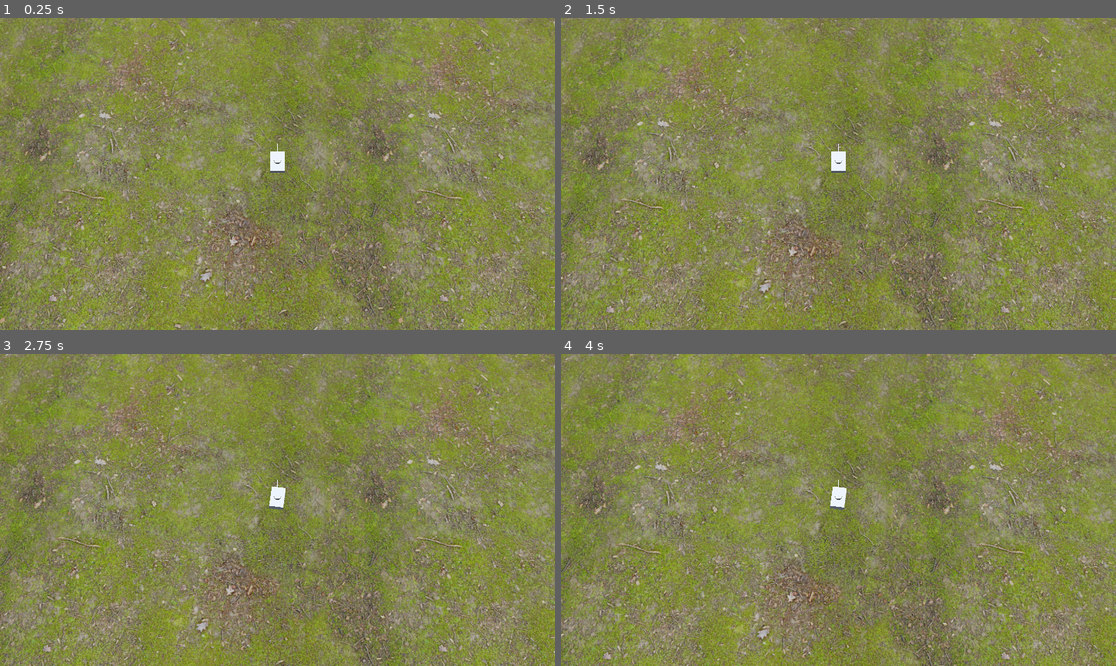
Above: before the commit, frames 1-4 (two rows, left to right).
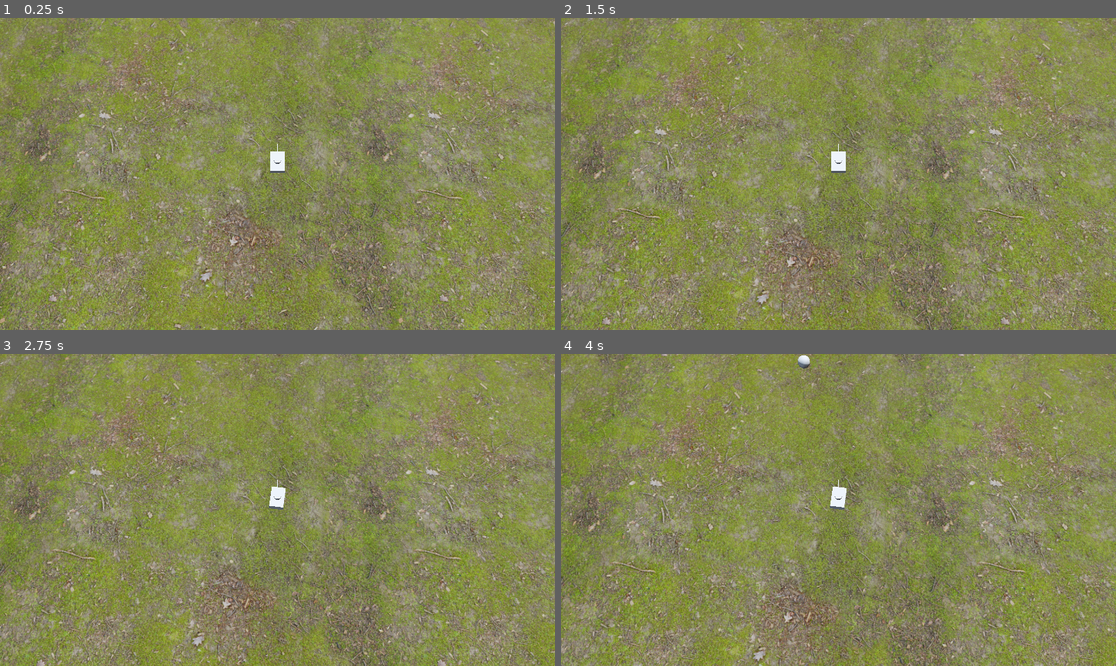
Above: after the commit, the same moments.

Repository: nmfightmaster/tank-survivor
Game: Godot game, scene res://scenes/game.tscn
The game is run twice, just before and just after one commit, with the same random seed, the same clock (stepped at 60 frames per second) and the same inputs.
Inputs:
- Up to frame 1 (0.25 s): no input
- Up to frame 2 (1.5 s): tap Enter at 0.5 s; hold W (move_forward) 0.53-1.28 s; tap D (turn_clockwise) at 0.6 s; hold S (move_backward) from 1.28 s (still down); tap A (turn_counter_clockwise) at 1.35 s
- Up to frame 3 (2.75 s): release S (move_backward) at 2.03 s; hold W (move_forward) from 2.03 s (still down); tap D (turn_clockwise) at 2.1 s
- Up to frame 4 (4 s): tap A (turn_counter_clockwise) at 2.85 s; release W (move_forward) at 3.53 s; hold S (move_backward) from 3.53 s (still down); tap D (turn_clockwise) at 3.6 s

The runs differ from the first frame. In frame 1, 0.1% of the frame differs, in the area x 41-99%, y 0-99%; in frame 2, 53%; in frame 3, 54%; in frame 4, 56%, in the area x 0-100%, y 0-100%.

Commit message:
take damage from enemies

Diff:
--- a/assets/Ground037_1K-JPG/Ground037_1K-JPG.tres
+++ b/assets/Ground037_1K-JPG/Ground037_1K-JPG.tres
@@ -9,7 +9,7 @@
 [resource]
 albedo_color = Color(0.47788018, 0.47788012, 0.47788012, 1)
 albedo_texture = ExtResource("Color")
-metallic_specular = 0.0
+metallic_specular = 0.11
 roughness_texture = ExtResource("Roughness")
 roughness_texture_channel = 4
 normal_enabled = true
--- a/project.godot
+++ b/project.godot
@@ -18,6 +18,10 @@
 [autoload]
 
 GameManager="*res://scripts/game_manager.gd"
+
+[global_group]
+
+enemy=""
 
 [input]
 
--- a/scenes/enemy.tscn
+++ b/scenes/enemy.tscn
@@ -10,7 +10,9 @@
 radius = 2.0
 height = 4.0
 
-[node name="Enemy" type="CharacterBody3D"]
+[node name="Enemy" type="CharacterBody3D" groups=["enemy"]]
+collision_layer = 4
+collision_mask = 7
 script = ExtResource("1_7p1mj")
 
 [node name="MeshInstance3D" type="MeshInstance3D" parent="."]
--- a/scenes/floor.tscn
+++ b/scenes/floor.tscn
@@ -8,6 +8,7 @@
 size = Vector2(10000, 10000)
 
 [node name="Floor" type="StaticBody3D"]
+collision_mask = 7
 
 [node name="CollisionShape3D" type="CollisionShape3D" parent="."]
 shape = SubResource("WorldBoundaryShape3D_ryoud")
--- a/scenes/player.tscn
+++ b/scenes/player.tscn
@@ -1,13 +1,10 @@
-[gd_scene load_steps=8 format=3 uid="uid://bjp2xgds1j05w"]
+[gd_scene load_steps=9 format=3 uid="uid://bjp2xgds1j05w"]
 
 [ext_resource type="Script" uid="uid://bnqd1kjginpva" path="res://scripts/player.gd" id="1_dqkch"]
 [ext_resource type="PackedScene" uid="uid://wdu63qe4pi3i" path="res://scenes/body.tscn" id="1_qhqgy"]
 [ext_resource type="PackedScene" uid="uid://b3heriggt2bb0" path="res://scenes/turret.tscn" id="2_dqkch"]
 [ext_resource type="PackedScene" uid="uid://br8lhmc0lhflp" path="res://scenes/barrel.tscn" id="3_qlg0r"]
 [ext_resource type="PackedScene" uid="uid://cmuffuqth4y7k" path="res://scenes/mob_spawner.tscn" id="5_qlg0r"]
-
-[sub_resource type="BoxShape3D" id="BoxShape3D_qhqgy"]
-size = Vector3(4, 3, 6)
 
 [sub_resource type="Curve3D" id="Curve3D_dqkch"]
 closed = true
@@ -17,11 +14,20 @@
 }
 point_count = 4
 
-[node name="Player" type="CharacterBody3D" node_paths=PackedStringArray("tank_body_mesh", "tank_turret_mesh", "tank_collision")]
+[sub_resource type="BoxShape3D" id="BoxShape3D_qhqgy"]
+size = Vector3(4, 3, 6)
+
+[sub_resource type="BoxShape3D" id="BoxShape3D_qlg0r"]
+size = Vector3(4.5, 1, 6.5)
+
+[node name="Player" type="CharacterBody3D" node_paths=PackedStringArray("tank_body_mesh", "tank_turret_mesh", "tank_collision", "tank_hitbox")]
+collision_layer = 2
+collision_mask = 5
 script = ExtResource("1_dqkch")
 tank_body_mesh = NodePath("Body")
 tank_turret_mesh = NodePath("Turret")
-tank_collision = NodePath("CollisionShape3D")
+tank_collision = NodePath("TankCollision")
+tank_hitbox = NodePath("Hitbox")
 
 [node name="Body" parent="." instance=ExtResource("1_qhqgy")]
 
@@ -36,10 +42,6 @@
 transform = Transform3D(1, 0, 0, 0, 0.34202015, 0.9396926, 0, -0.9396926, 0.34202015, 0, 100, 40)
 fov = 45.0
 
-[node name="CollisionShape3D" type="CollisionShape3D" parent="."]
-transform = Transform3D(1, 0, 0, 0, 1, 0, 0, 0, 1, 0, 0.5, 0)
-shape = SubResource("BoxShape3D_qhqgy")
-
 [node name="Path3D" type="Path3D" parent="."]
 curve = SubResource("Curve3D_dqkch")
 
@@ -49,3 +51,21 @@
 [node name="MobSpawner" parent="." node_paths=PackedStringArray("spawn_path") instance=ExtResource("5_qlg0r")]
 transform = Transform3D(1, 0, 0, 0, 1, 0, 0, 0, 1, 75, 0, 75)
 spawn_path = NodePath("../Path3D/PathFollow3D")
+
+[node name="TankCollision" type="CollisionShape3D" parent="."]
+transform = Transform3D(1, 0, 0, 0, 1, 0, 0, 0, 1, 0, 0.5, 0)
+shape = SubResource("BoxShape3D_qhqgy")
+
+[node name="Hitbox" type="Area3D" parent="."]
+collision_layer = 2
+collision_mask = 4
+
+[node name="DamageTimer" type="Timer" parent="Hitbox"]
+wait_time = 0.5
+
+[node name="CollisionShape3D" type="CollisionShape3D" parent="Hitbox"]
+shape = SubResource("BoxShape3D_qlg0r")
+
+[connection signal="body_entered" from="Hitbox" to="." method="_on_hitbox_body_entered"]
+[connection signal="body_exited" from="Hitbox" to="." method="_on_hitbox_body_exited"]
+[connection signal="timeout" from="Hitbox/DamageTimer" to="." method="_on_damage_timer_timeout"]
--- a/scripts/enemy.gd
+++ b/scripts/enemy.gd
@@ -1,6 +1,6 @@
 extends CharacterBody3D
 
-@export var speed: float = 4.0
+@export var speed: float = 9.0
 
 func _physics_process(delta: float) -> void:
 	var direction = global_position.direction_to(GameManager.player_position)
--- a/scripts/game_manager.gd
+++ b/scripts/game_manager.gd
@@ -1,3 +1,4 @@
 extends Node
 
 var player_position: Vector3 = Vector3.ZERO
+var player_health: int = 100
--- a/scripts/mob_spawner.gd
+++ b/scripts/mob_spawner.gd
@@ -13,5 +13,3 @@
 	mob.position = spawn_path.global_position
 
 	get_tree().current_scene.add_child(mob)
-
-	print("Spawned enemy at: ", mob.global_position, " Time: ", Time.get_ticks_msec())
--- a/scripts/player.gd
+++ b/scripts/player.gd
@@ -1,16 +1,49 @@
 extends CharacterBody3D
 
-
-const SPEED = 5.0
-const JUMP_VELOCITY = 4.5
-const ROTATION_SPEED = 2.0
-
+@export var speed: float = 10.0
+@export var rotation_speed: float = 2.0
 @export var tank_body_mesh: MeshInstance3D
 @export var tank_turret_mesh: MeshInstance3D
 @export var tank_collision: CollisionShape3D
+@export var tank_hitbox: Area3D
+
+@onready var damage_timer: Timer = $Hitbox/DamageTimer
+
+var enemies_touching: int = 0
 
 func _ready() -> void:
 	GameManager.player_position = global_position
+
+func _on_hitbox_body_entered(body: Node3D) -> void:
+	if body.is_in_group("enemy"):
+		enemies_touching += 1
+		if damage_timer.is_stopped():
+			take_damage()
+			damage_timer.start()
+
+func _on_hitbox_body_exited(body: Node3D) -> void:
+	if body.is_in_group("enemy"):
+		enemies_touching -= 1
+		if enemies_touching <= 0:
+			enemies_touching = 0
+			damage_timer.stop()
+
+func _on_damage_timer_timeout() -> void:
+	take_damage()
+
+func take_damage() -> void:
+	GameManager.player_health -= 10
+	print("Player health: ", GameManager.player_health)
+
+	if GameManager.player_health <= 0:
+		GameManager.player_health = 0
+		die()
+
+func die() -> void:
+	print("Player died!")
+	get_tree().reload_current_scene()
+	GameManager.player_health = 100
+	enemies_touching = 0
 
 func _physics_process(delta: float) -> void:
 	GameManager.player_position = global_position
@@ -22,19 +55,21 @@
 	# Handle rotation
 	var rotation_direction := Input.get_axis("turn_clockwise", "turn_counter_clockwise")
 	if rotation_direction:
-		tank_body_mesh.rotate_y(rotation_direction * ROTATION_SPEED * delta)
+		tank_body_mesh.rotate_y(rotation_direction * rotation_speed * delta)
 		if tank_collision:
 			tank_collision.rotation.y = tank_body_mesh.rotation.y
+		if tank_hitbox:
+			tank_hitbox.rotation.y = tank_body_mesh.rotation.y
 
 	# Handle movement
 	var input_dir := Input.get_axis("move_backward", "move_forward")
 	if input_dir:
 		# Move in the direction the tank body is facing
 		var direction = -tank_body_mesh.global_transform.basis.z * input_dir
-		velocity.x = direction.x * SPEED
-		velocity.z = direction.z * SPEED
+		velocity.x = direction.x * speed
+		velocity.z = direction.z * speed
 	else:
-		velocity.x = move_toward(velocity.x, 0, SPEED)
-		velocity.z = move_toward(velocity.z, 0, SPEED)
+		velocity.x = move_toward(velocity.x, 0, speed)
+		velocity.z = move_toward(velocity.z, 0, speed)
 
 	move_and_slide()
